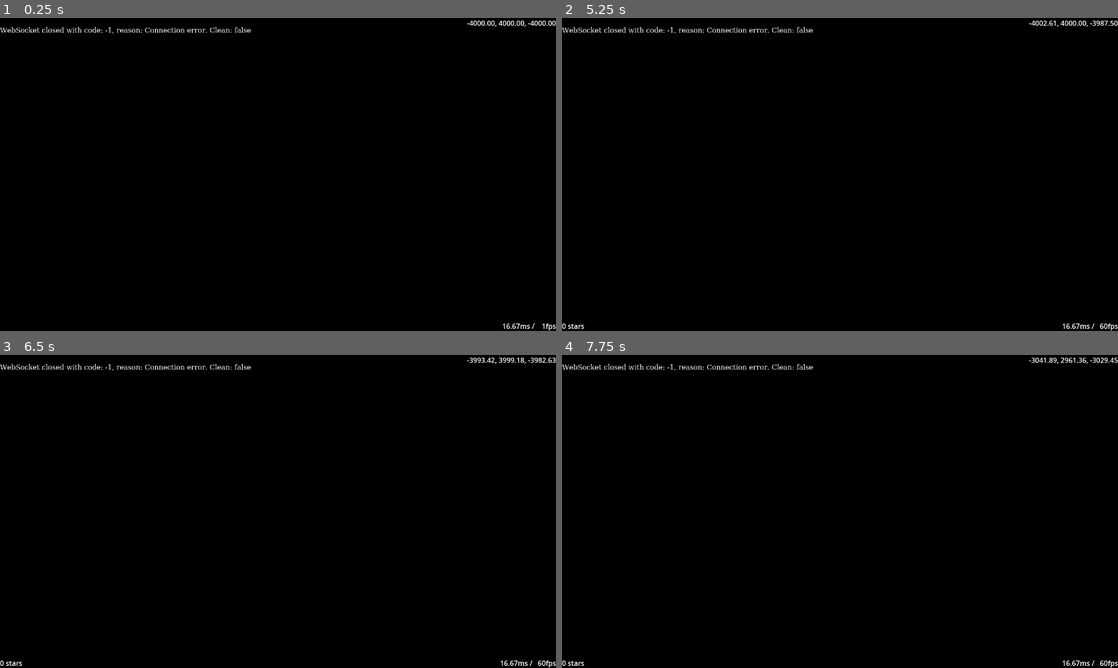
Above: before the commit, frames 1-4 (two rows, left to right).
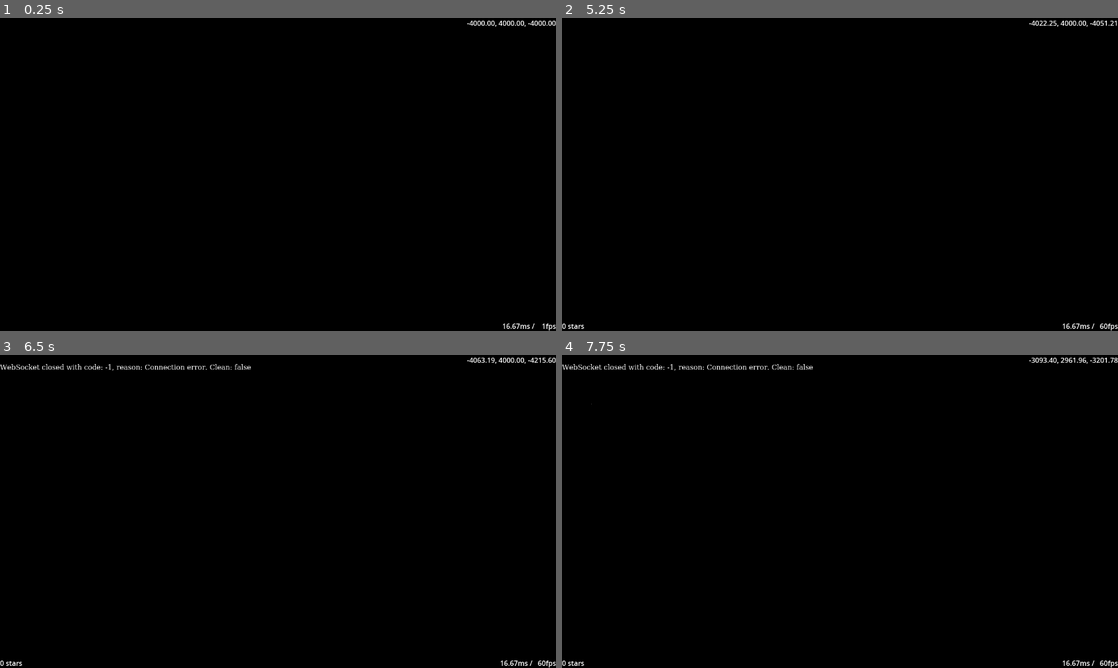
Above: after the commit, the same moments.

Repository: HansAcker/eddn-godot
Game: Godot game, scene res://Main.tscn
The game is run twice, just before and just after one commit, with the same random seed, the same clock (stepped at 60 frames per second) and the same inputs.
Inputs:
- Up to frame 1 (0.25 s): no input
- Up to frame 2 (5.25 s): tap Enter (toggle_fullscreen) at 0.5 s; hold D (move_right) 0.53-1.28 s; hold Delete (clear) 0.53-1.28 s; hold S (move_back) 1.28-2.03 s; tap C (look_down) at 1.35 s; hold D (move_right) 2.03-2.78 s; tap Q (look_left) at 2.1 s; hold W (move_forward) 2.78-3.53 s; tap E (look_right) at 2.85 s; hold A (move_left) 3.53-5.03 s; tap Z (look_up) at 3.6 s; tap Space (pause) at 4.15 s; tap P (print_transform) at 4.35 s; tap , (pause2, bound only after the commit) at 4.9 s; hold S (move_back) from 5.03 s (still down); hold . (random_move) from 5.03 s (still down)
- Up to frame 3 (6.5 s): tap 0 (preset_0) at 5.65 s; release S (move_back) at 5.78 s; release . (random_move) at 5.78 s; hold D (move_right) from 5.78 s (still down); tap Backspace (reconnect) at 5.85 s; tap 1 (preset_1) at 6.4 s
- Up to frame 4 (7.75 s): release D (move_right) at 6.53 s; hold W (move_forward) 6.53-7.28 s; hold Delete (clear) 6.53-7.28 s; tap 4 (preset_4, bound only after the commit) at 7.15 s; hold D (move_right) from 7.28 s (still down); tap C (look_down) at 7.35 s

The runs differ from the first frame. In frame 1, 0.4% of the frame differs, in the area x 0-46%, y 2-6%; in frame 2, 0.4%, in the area x 0-100%, y 0-6%; in frame 3, 0.1%; in frame 4, less than 0.1%.

Commit message:
added presets 4-6. TODO: a more compact method to match these

Diff:
--- a/Main.gd
+++ b/Main.gd
@@ -113,10 +113,10 @@
 		handled = true
 	elif event.is_action_pressed(&"pause2"):
 		idle_move = !idle_move
-		if idle_move:
-			idle_timer.start()
-		else:
-			idle_timer.stop()
+#		if idle_move:
+#			idle_timer.start()
+#		else:
+#			idle_timer.stop()
 		handled = true
 	elif event.is_action_pressed(&"edsm_fetch"):
 		$Map/EDSMQuery.add_stars_at(camera.position)
@@ -134,6 +134,7 @@
 	var handled := false
 
 	## TODO: match something instead of ifs?
+	##       or ["&preset_0", &"preset_1"]...find(action)?
 
 	if event.is_action_pressed(&"ui_home"):
 		_move_camera(camera_home, 1.0 if !event.shift_pressed else 0.0)
@@ -162,6 +163,15 @@
 	elif event.is_action_pressed(&"preset_3"):
 		_handle_preset(3, !event.shift_pressed, event.ctrl_pressed)
 		handled = true
+	elif event.is_action_pressed(&"preset_4"):
+		_handle_preset(4, !event.shift_pressed, event.ctrl_pressed)
+		handled = true
+	elif event.is_action_pressed(&"preset_5"):
+		_handle_preset(5, !event.shift_pressed, event.ctrl_pressed)
+		handled = true
+	elif event.is_action_pressed(&"preset_6"):
+		_handle_preset(6, !event.shift_pressed, event.ctrl_pressed)
+		handled = true
 
 	if handled:
 		get_viewport().set_input_as_handled()
--- a/project.godot
+++ b/project.godot
@@ -160,6 +160,24 @@
 , Object(InputEventKey,"resource_local_to_scene":false,"resource_name":"","device":0,"window_id":0,"alt_pressed":false,"shift_pressed":false,"ctrl_pressed":false,"meta_pressed":false,"pressed":false,"keycode":0,"physical_keycode":4194441,"key_label":0,"unicode":0,"echo":false,"script":null)
 ]
 }
+preset_4={
+"deadzone": 0.5,
+"events": [Object(InputEventKey,"resource_local_to_scene":false,"resource_name":"","device":-1,"window_id":0,"alt_pressed":false,"shift_pressed":false,"ctrl_pressed":false,"meta_pressed":false,"pressed":false,"keycode":0,"physical_keycode":52,"key_label":0,"unicode":52,"echo":false,"script":null)
+, Object(InputEventKey,"resource_local_to_scene":false,"resource_name":"","device":0,"window_id":0,"alt_pressed":false,"shift_pressed":false,"ctrl_pressed":false,"meta_pressed":false,"pressed":false,"keycode":0,"physical_keycode":4194442,"key_label":0,"unicode":0,"echo":false,"script":null)
+]
+}
+preset_5={
+"deadzone": 0.5,
+"events": [Object(InputEventKey,"resource_local_to_scene":false,"resource_name":"","device":-1,"window_id":0,"alt_pressed":false,"shift_pressed":false,"ctrl_pressed":false,"meta_pressed":false,"pressed":false,"keycode":0,"physical_keycode":53,"key_label":0,"unicode":53,"echo":false,"script":null)
+, Object(InputEventKey,"resource_local_to_scene":false,"resource_name":"","device":0,"window_id":0,"alt_pressed":false,"shift_pressed":false,"ctrl_pressed":false,"meta_pressed":false,"pressed":false,"keycode":0,"physical_keycode":4194443,"key_label":0,"unicode":0,"echo":false,"script":null)
+]
+}
+preset_6={
+"deadzone": 0.5,
+"events": [Object(InputEventKey,"resource_local_to_scene":false,"resource_name":"","device":-1,"window_id":0,"alt_pressed":false,"shift_pressed":false,"ctrl_pressed":false,"meta_pressed":false,"pressed":false,"keycode":0,"physical_keycode":54,"key_label":0,"unicode":54,"echo":false,"script":null)
+, Object(InputEventKey,"resource_local_to_scene":false,"resource_name":"","device":0,"window_id":0,"alt_pressed":false,"shift_pressed":false,"ctrl_pressed":false,"meta_pressed":false,"pressed":false,"keycode":0,"physical_keycode":4194444,"key_label":0,"unicode":0,"echo":false,"script":null)
+]
+}
 edsm_fetch={
 "deadzone": 0.5,
 "events": [Object(InputEventJoypadButton,"resource_local_to_scene":false,"resource_name":"","device":-1,"button_index":2,"pressure":0.0,"pressed":true,"script":null)
@@ -172,7 +190,8 @@
 }
 pause2={
 "deadzone": 0.5,
-"events": []
+"events": [Object(InputEventKey,"resource_local_to_scene":false,"resource_name":"","device":-1,"window_id":0,"alt_pressed":false,"shift_pressed":false,"ctrl_pressed":false,"meta_pressed":false,"pressed":false,"keycode":0,"physical_keycode":44,"key_label":0,"unicode":44,"echo":false,"script":null)
+]
 }
 
 [rendering]
